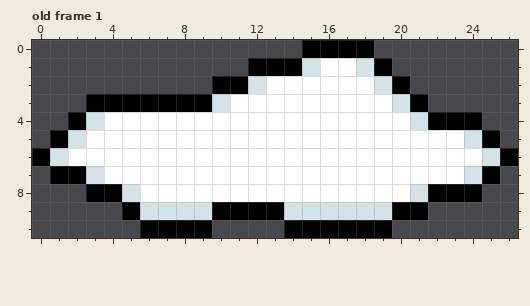
Pixel-art file: Cloud1.aseprite. The picture above is the old version.
96x54 pixels, 1 frame. Shown: old frame 1. The old version is drawn lined up with the new one, on the new canvas. The commit also changed other frames, which this record leaves out.
After the commit:
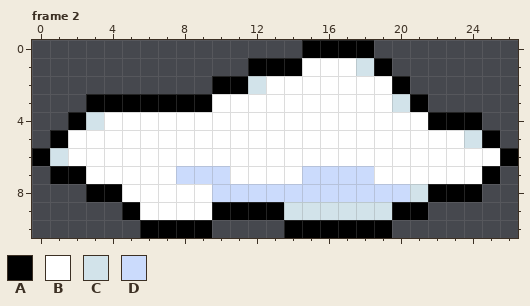
Palette (. is transparent): A #000000  B #ffffff  C #d2e3ea  D #cbdbfc
A new or re-ordered frame is compared with the old frame closest to it.
Edits made:
canvas 96x54 -> 27x11, the old top-left corner now at -24,-5 (the part of the old canvas that was cut away was empty and is not shown)
frames 1 -> 8
Frame 2 is new; against old frame 1:
The edit turns colour C into colour B in row 1 at x 15; in row 2 at x 19; in row 3 at x 10; in row 4 at x 21; in row 5 at x 2; in row 6 at x 25.
The edit turns colour C into colour B in row 7 at x 3 and 24; in row 8 at x 5; in row 9 at x 6 to 9.
The edit turns colour B into colour D in row 7 at x 8 to 10 and 15 to 18; in row 8 at x 10 to 20.
